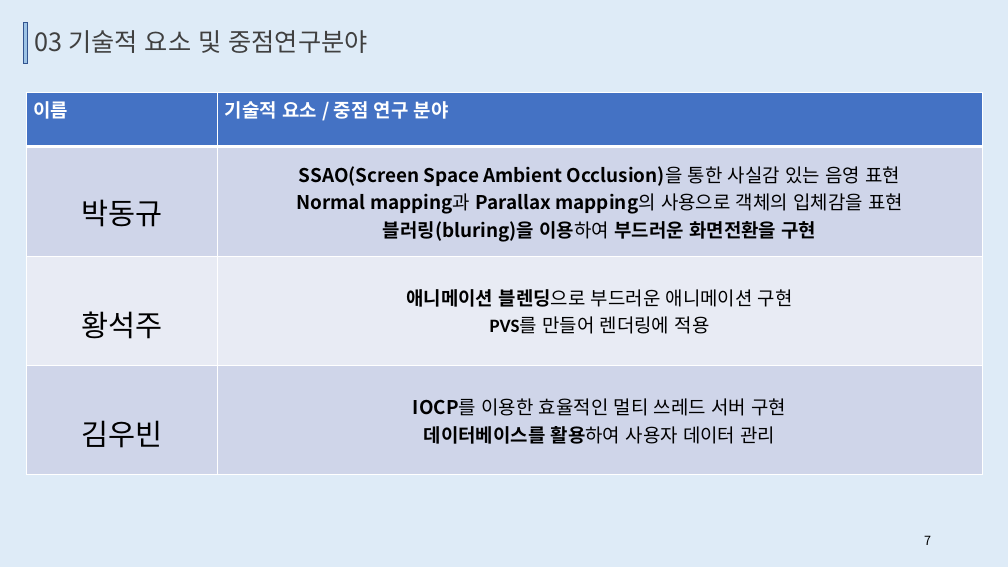
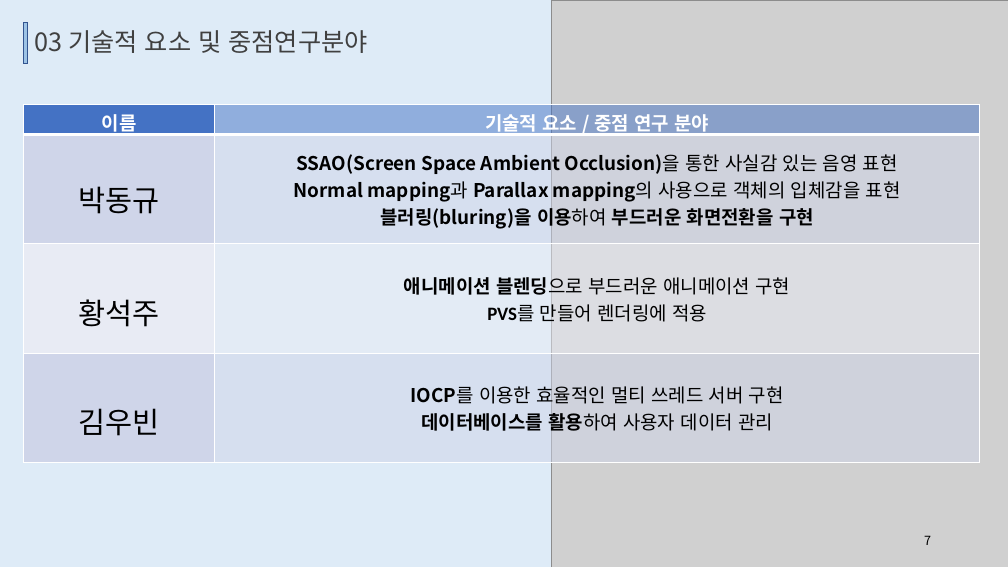
Before and after one commit to TUKoreaEscape/Graduation_Project, a slide deck: slide 7 of Graduation_Document/중간발표.pptx. Drawn at 1008x567 pixels with LibreOffice and Linux fonts; fonts in the diff are those of the drawing; grey boxes stand for pictures. Boxes give left, top, right and bottom in pixels: in the first picture for what was removed or moved away, otherwise in the second. Text is boxed around its words. In the diff, an @@ line names an element or a change of style, - is before the commit and + after.

```diff
--- a/Graduation_Document/중간발표.pptx
+++ b/Graduation_Document/중간발표.pptx
@@ picture added at (x1=552, y1=0, x2=1008, y2=567) @@
@@ table at (x1=23, y1=104, x2=980, y2=463) @@
@@ fill #4472C4 to #4472C4 at 50% opacity in row 1, column 2 @@
@@ fill #CFD5EA to #CFD5EA at 50% opacity in 2 cells @@
@@ fill #E9EBF5 to #E9EBF5 at 50% opacity in row 3, column 2 @@
@@ alignment left to centre @@
@@ table resized from (x1=26, y1=92, x2=982, y2=475) to (x1=23, y1=104, x2=980, y2=463) @@
```
Also in this commit, not shown: 13 other slides changed, 1 slide removed.
